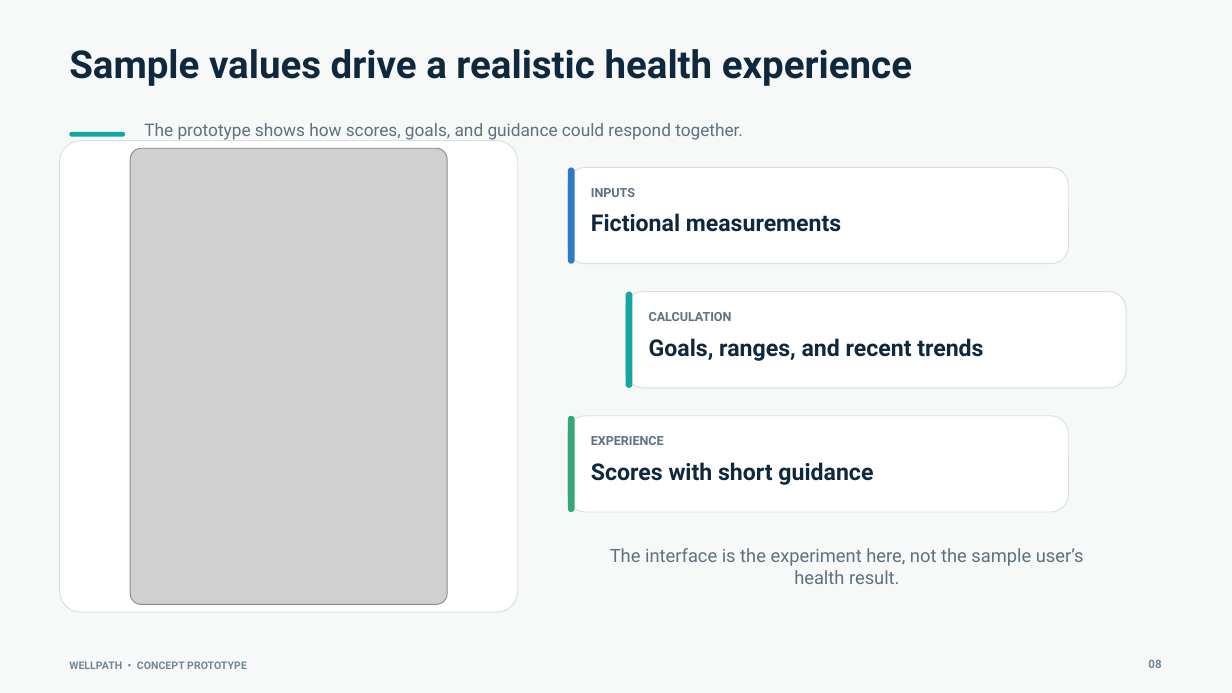
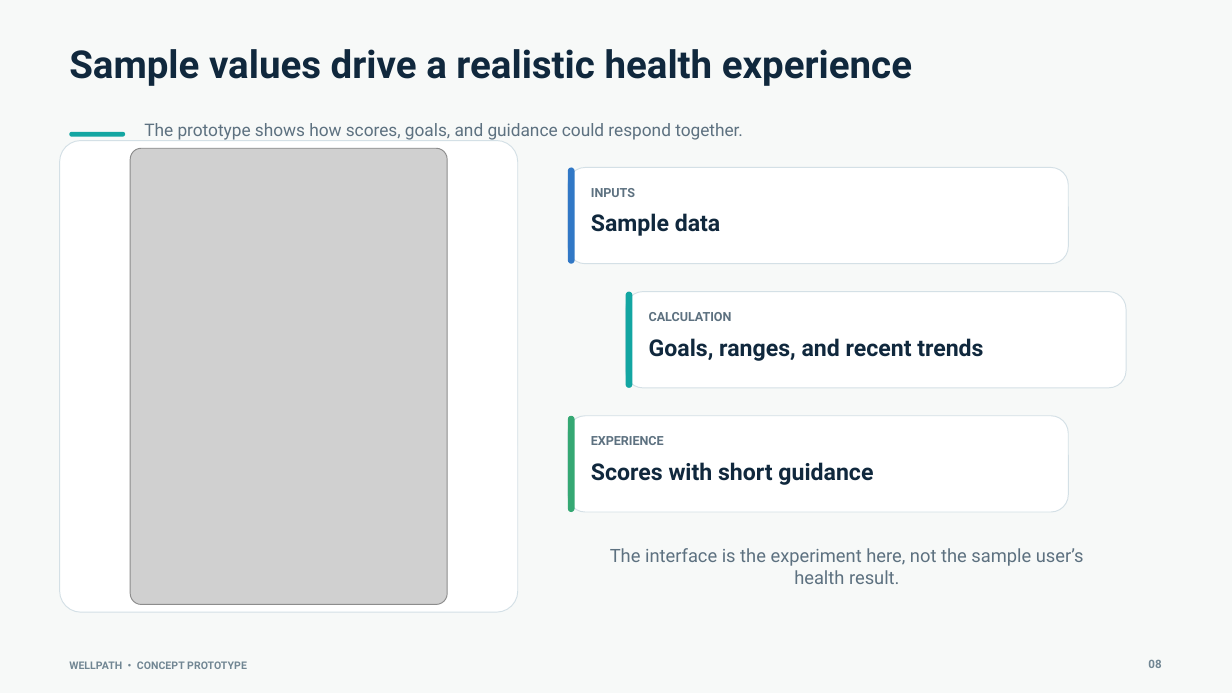
Before and after one commit to MahirMaz/WellPath, a slide deck: slide 8 of WellPath_Concept_Presentation.pptx. Drawn at 1232x693 pixels with LibreOffice and Linux fonts; fonts in the diff are those of the drawing; grey boxes stand for pictures. Boxes give left, top, right and bottom in pixels: in the first picture for what was removed or moved away, otherwise in the second. Text is boxed around its words. In the diff, an @@ line names an element or a change of style, - is before the commit and + after.

```diff
--- a/WellPath_Concept_Presentation.pptx
+++ b/WellPath_Concept_Presentation.pptx
@@ text at (591,213,721,236): text changed @@
-Fictional measurements
+Sample data
```
Also in this commit, not shown: 7 other slides changed, 2 slides added, 14 other files.
